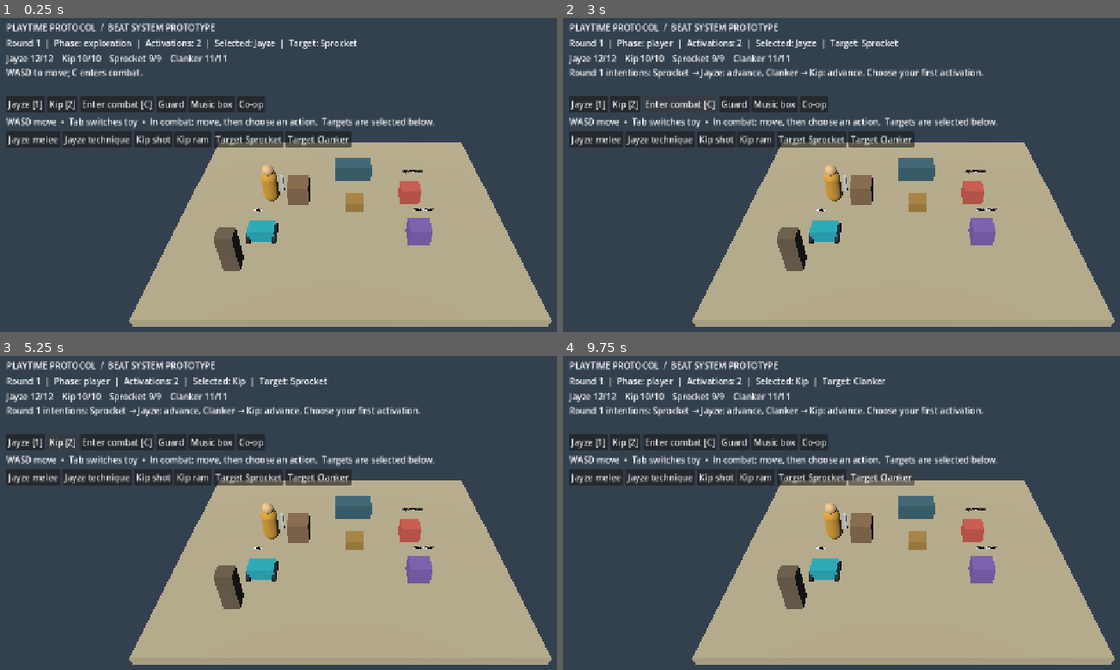
Above: before the commit, frames 1-4 (two rows, left to right).
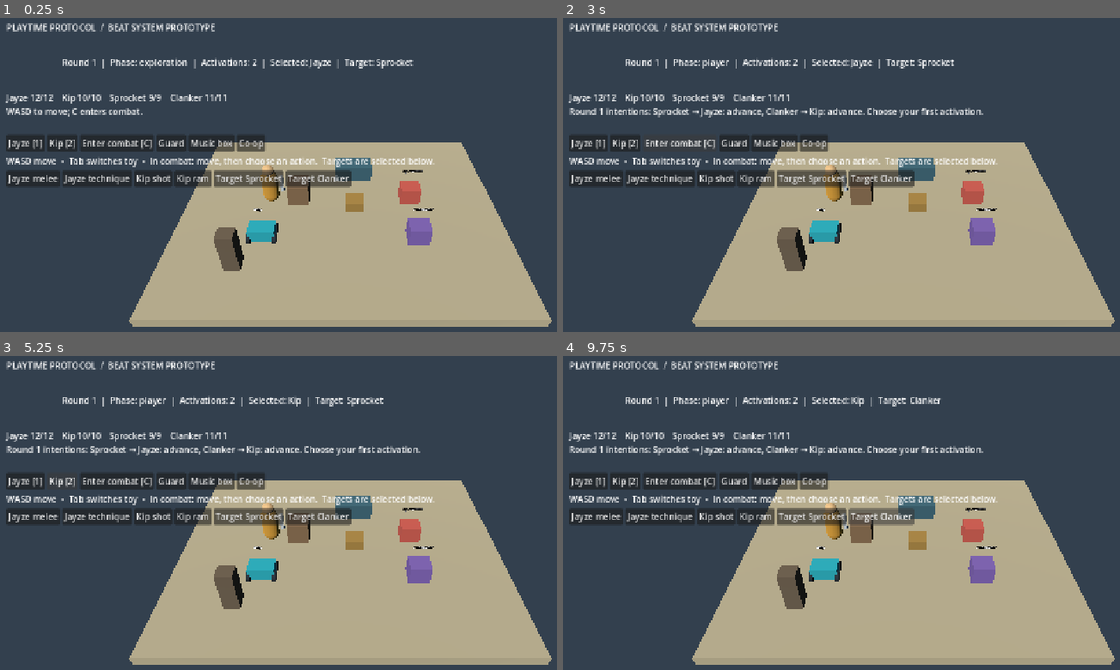
Above: after the commit, the same moments.

Repository: Rolaand-Jayz/PPIO
Game: Godot game, scene res://scenes/encounter.tscn
The game is run twice, just before and just after one commit, with the same random seed, the same clock (stepped at 60 frames per second) and the same inputs.
Inputs:
- Up to frame 1 (0.25 s): no input
- Up to frame 2 (3 s): click "Guard" at 0.5 s; click "Music box" at 1.25 s; click "Co-op" at 2 s; click "Enter combat [C]" at 2.75 s
- Up to frame 3 (5.25 s): click "Enter combat [C]" at 3.5 s; click "Jayze [1]" at 4.25 s; click "Kip [2]" at 5 s
- Up to frame 4 (9.75 s): click "Jayze melee" at 5.75 s; click "Jayze technique" at 6.5 s; click "Kip shot" at 7.25 s; click "Kip ram" at 8 s; click "Target Sprocket" at 8.75 s; click "Target Clanker" at 9.5 s

The runs differ from the first frame. In frame 1, 12% of the frame differs, in the area x 0-78%, y 6-55%; in frame 2, 13%; in frame 3, 13%; in frame 4, 13%.

Commit message:
Preserve OMP/Goose local work: ComfyUI memory policy, resource guard tools, HUD icon hooks, ops ledgers
- README: safe ComfyUI launch policy (dynamic VRAM + --reserve-vram 3), governance pointers, guard usage
- tools/comfy_start.sh, tools/comfy_guard.sh, tools/resmon.sh: resource-safety controls (additive)
- scripts/encounter.gd, tests/hud_capture.gd: HUD portrait/icon display additions (additive)
- ops/: handoff inventory, DynamicVRAM evidence, decisions/change ledgers
- .gitignore: local benchmark/cache leftovers excluded
Verified: tests/battle_smoke.gd PASS on Godot 4.7.2 headless before commit.

Diff:
--- a/scripts/encounter.gd
+++ b/scripts/encounter.gd
@@ -8,6 +8,20 @@
 var status: Label
 var hud: VBoxContainer
 var materials := {}
+var portraits := {}
+var portrait_view: TextureRect
+
+const HUD_ICONS := {
+	"jayze_select": "res://assets/hud/icon_sword.png",
+	"kip_select": "res://assets/hud/icon_bolt.png",
+	"combat": "res://assets/hud/icon_ram.png",
+	"guard": "res://assets/hud/icon_shield.png",
+	"interact": "res://assets/hud/icon_note.png",
+	"cooperate": "res://assets/hud/icon_star.png",
+}
+
+func _hud_texture(path: String) -> Texture2D:
+	return load(path) if ResourceLoader.exists(path) else null
 
 func _ready() -> void:
 	_build_world()
@@ -113,26 +127,46 @@
 func _build_hud() -> void:
 	var layer := CanvasLayer.new()
 	add_child(layer)
+	var panel := TextureRect.new()
+	panel.texture = _hud_texture("res://assets/hud/hud_panel.png")
+	if panel.texture:
+		panel.position = Vector2(8, 6)
+		panel.size = Vector2(500, 430)
+		panel.expand_mode = TextureRect.EXPAND_IGNORE_SIZE
+		panel.stretch_mode = TextureRect.STRETCH_SCALE
+		panel.modulate = Color(1, 1, 1, 0.9)
+		panel.mouse_filter = Control.MOUSE_FILTER_IGNORE
+		layer.add_child(panel)
 	hud = VBoxContainer.new()
 	hud.position = Vector2(18, 14)
 	hud.add_theme_constant_override("separation", 6)
 	layer.add_child(hud)
+	for id in ["jayze", "kip"]:
+		portraits[id] = _hud_texture("res://assets/portraits/%s.png" % id)
 	var title := Label.new()
 	title.text = "PLAYTIME PROTOCOL  /  BEAT SYSTEM PROTOTYPE"
 	hud.add_child(title)
+	var identity := HBoxContainer.new()
+	identity.add_theme_constant_override("separation", 8)
+	hud.add_child(identity)
+	portrait_view = TextureRect.new()
+	portrait_view.custom_minimum_size = Vector2(96, 96)
+	portrait_view.expand_mode = TextureRect.EXPAND_IGNORE_SIZE
+	portrait_view.stretch_mode = TextureRect.STRETCH_KEEP_ASPECT_CENTERED
+	identity.add_child(portrait_view)
 	info = Label.new()
-	hud.add_child(info)
+	identity.add_child(info)
 	status = Label.new()
 	status.autowrap_mode = TextServer.AUTOWRAP_WORD_SMART
 	hud.add_child(status)
 	var controls := HBoxContainer.new()
 	hud.add_child(controls)
-	_add_button(controls, "Jayze [1]", func(): selection = "jayze"; _refresh())
-	_add_button(controls, "Kip [2]", func(): selection = "kip"; _refresh())
-	_add_button(controls, "Enter combat [C]", func(): rules.begin_combat(); _refresh())
-	_add_button(controls, "Guard", func(): _act("guard"); _refresh())
-	_add_button(controls, "Music box", func(): _act("interact"); _refresh())
-	_add_button(controls, "Co-op", func(): _target("cooperate"); _refresh())
+	_add_button(controls, "Jayze [1]", func(): selection = "jayze"; _refresh(), "jayze_select")
+	_add_button(controls, "Kip [2]", func(): selection = "kip"; _refresh(), "kip_select")
+	_add_button(controls, "Enter combat [C]", func(): rules.begin_combat(); _refresh(), "combat")
+	_add_button(controls, "Guard", func(): _act("guard"); _refresh(), "guard")
+	_add_button(controls, "Music box", func(): _act("interact"); _refresh(), "interact")
+	_add_button(controls, "Co-op", func(): _target("cooperate"); _refresh(), "cooperate")
 	var moves := Label.new()
 	moves.text = "WASD move  •  Tab switches toy  •  In combat: move, then choose an action.  Targets are selected below."
 	hud.add_child(moves)
@@ -145,9 +179,14 @@
 	_add_button(targets, "Target Sprocket", func(): _set_target("sprocket"))
 	_add_button(targets, "Target Clanker", func(): _set_target("clanker"))
 
-func _add_button(parent: Node, text: String, callback: Callable) -> void:
+func _add_button(parent: Node, text: String, callback: Callable, icon_key := "") -> void:
 	var button := Button.new()
 	button.text = text
+	if icon_key != "" and HUD_ICONS.has(icon_key):
+		var icon := _hud_texture(HUD_ICONS[icon_key])
+		if icon:
+			button.icon = icon
+			button.expand_icon = true
 	button.pressed.connect(callback)
 	parent.add_child(button)
 
@@ -171,6 +210,8 @@
 		visuals[id].position = Vector3(unit.cell.x - 4.5, 0, unit.cell.y - 3.5)
 		visuals[id].visible = unit.hp > 0
 	info.text = "Round %d  |  Phase: %s  |  Activations: %d  |  Selected: %s  |  Target: %s" % [rules.round_number, rules.phase, rules.activations_left, selection.capitalize(), target_id.capitalize()]
+	if portraits.has(selection):
+		portrait_view.texture = portraits[selection]
 	var health := "Jayze %d/%d    Kip %d/%d    Sprocket %d/%d    Clanker %d/%d" % [rules.units.jayze.hp, rules.units.jayze.max_hp, rules.units.kip.hp, rules.units.kip.max_hp, rules.units.sprocket.hp, rules.units.sprocket.max_hp, rules.units.clanker.hp, rules.units.clanker.max_hp]
 	status.text = "%s\n%s\n%s" % [health, rules.event, "RESULT: " + rules.result.to_upper() + " (R retries)" if rules.result != "" else ""]
 
--- /dev/null
+++ b/tests/hud_capture.gd
@@ -0,0 +1,15 @@
+extends SceneTree
+
+var frames := 0
+
+func _initialize() -> void:
+	root.add_child(load("res://scenes/encounter.tscn").instantiate())
+
+func _process(_delta: float) -> bool:
+	frames += 1
+	if frames == 45:
+		var img := root.get_viewport().get_texture().get_image()
+		img.save_png("res://artifacts/hud_live.png")
+		print("CAPTURED")
+		quit(0)
+	return frames >= 45
Not shown, added: ops/CHANGELOG.md
Not shown, added: ops/DECISIONS.md
Not shown, added: ops/DYNAMICVRAM-EVIDENCE.md
Not shown, added: ops/HANDOFF-2026-11-04.md
Not shown, added: ops/sources/vram-session-report-01a1a809-2026-11-04.md
Not shown, added: tools/comfy_guard.sh
Not shown, added: tools/comfy_start.sh
Not shown, added: tools/resmon.sh
